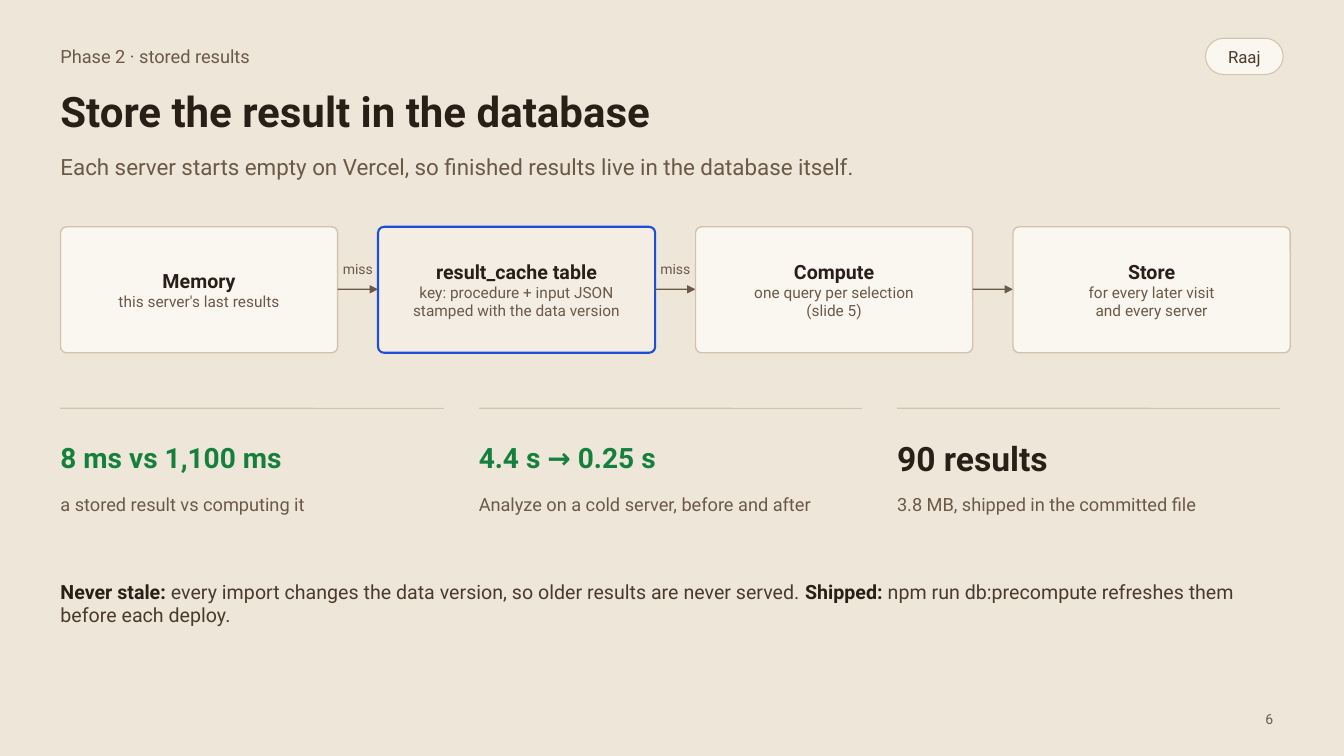
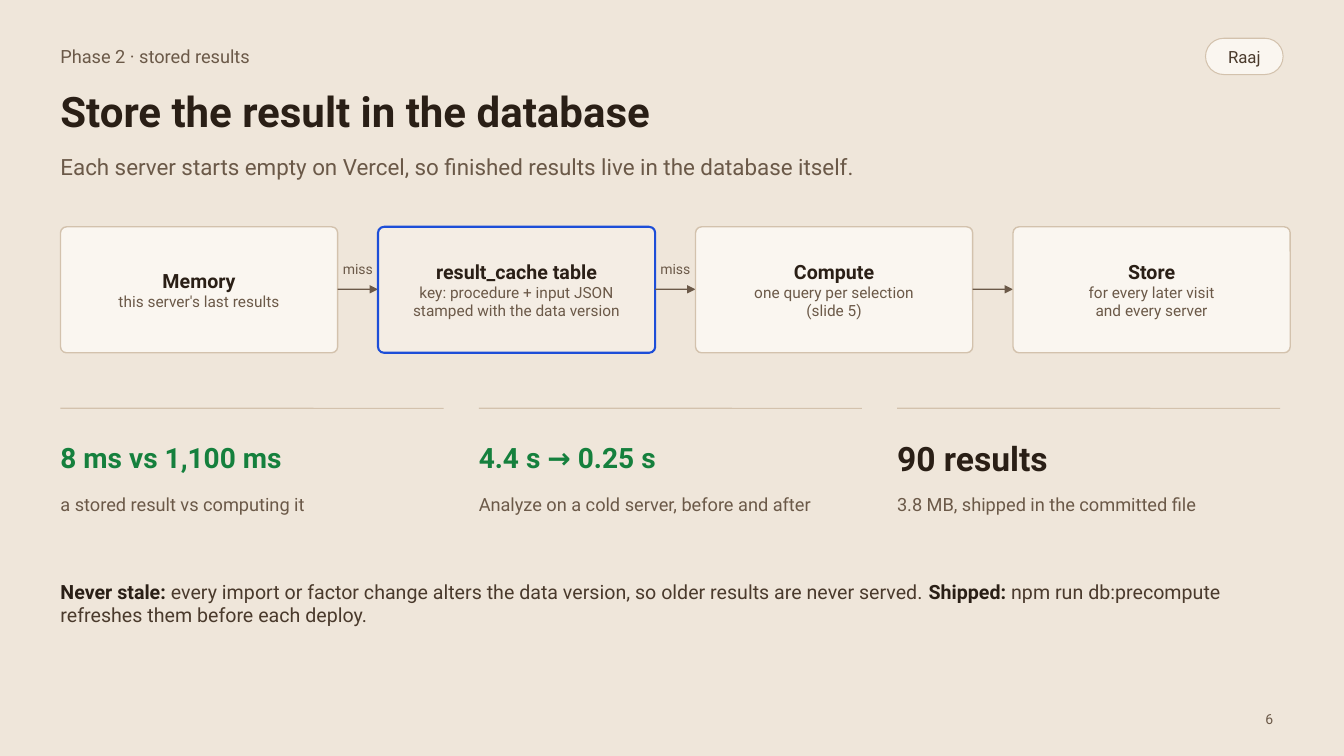
Before and after one commit to raajbanga/epaData, a slide deck: slide 6 of report/phase2/slides/epaData-slides.pptx. Drawn at 1344x756 pixels with LibreOffice and Linux fonts; fonts in the diff are those of the drawing. Boxes give left, top, right and bottom in pixels: in the first picture for what was removed or moved away, otherwise in the second. Text is boxed around its words. In the diff, an @@ line names an element or a change of style, - is before the commit and + after.

Commit message:
feat(predict): finish §6 sensitivity and scenarios; audit fixes
Sensitivity takes a minimum, maximum, and step (a % of the baseline or
the input's own unit), corrects a reversed range or bad step and says so,
and marks the baseline with a dot and reference lines at its input and at
each model's prediction. Group curves shade where units leave the training
range. Scenarios add a combined high-efficiency change and a load-only
+10 %, show each model's baseline, flag changes outside the training data,
and export baseline, prediction, and absolute and percent change.

Fixes: chart PNGs for HTML and canvas charts, What-if export metadata
naming both models, stored results versioned by TRACI factors and code,
and one change description shared by Upload and Retrieve. Removes dead
code and unused exports and shares number formatting.

Report, figures, slides, and docs brought up to date: test counts,
glossary, the result_cache table, and the What-if screens.

```diff
--- a/report/phase2/slides/epaData-slides.pptx
+++ b/report/phase2/slides/epaData-slides.pptx
@@ text at [60,584,1220,626]: text changed @@
-Never stale: every import changes the data version, so older results are never served. Shipped: npm run db:precompute refreshes them before each deploy.
+Never stale: every import or factor change alters the data version, so older results are never served. Shipped: npm run db:precompute refreshes them before each deploy.
```
Also in this commit, not shown: 1 other slide changed, 47 other files.
